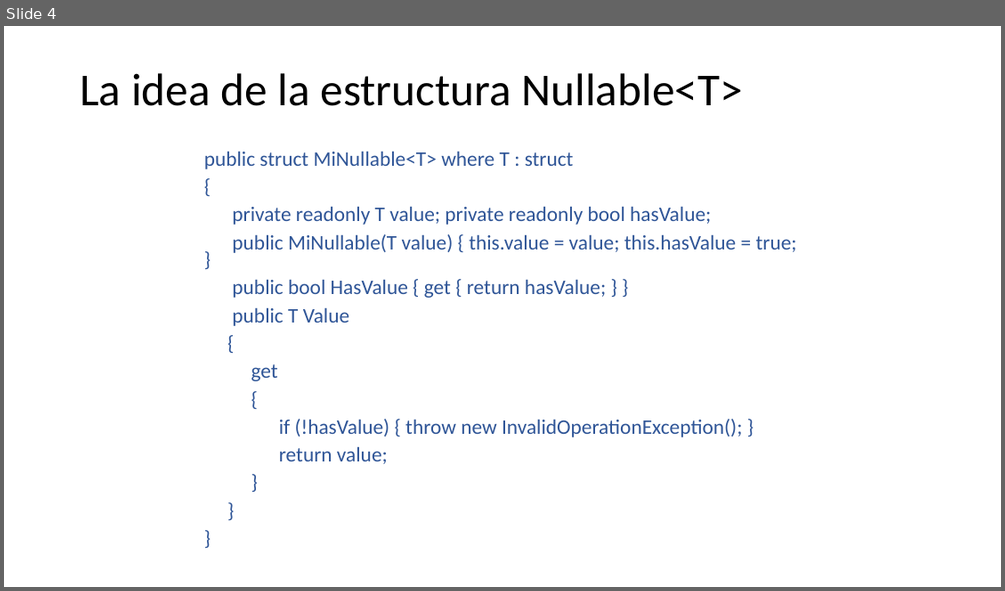
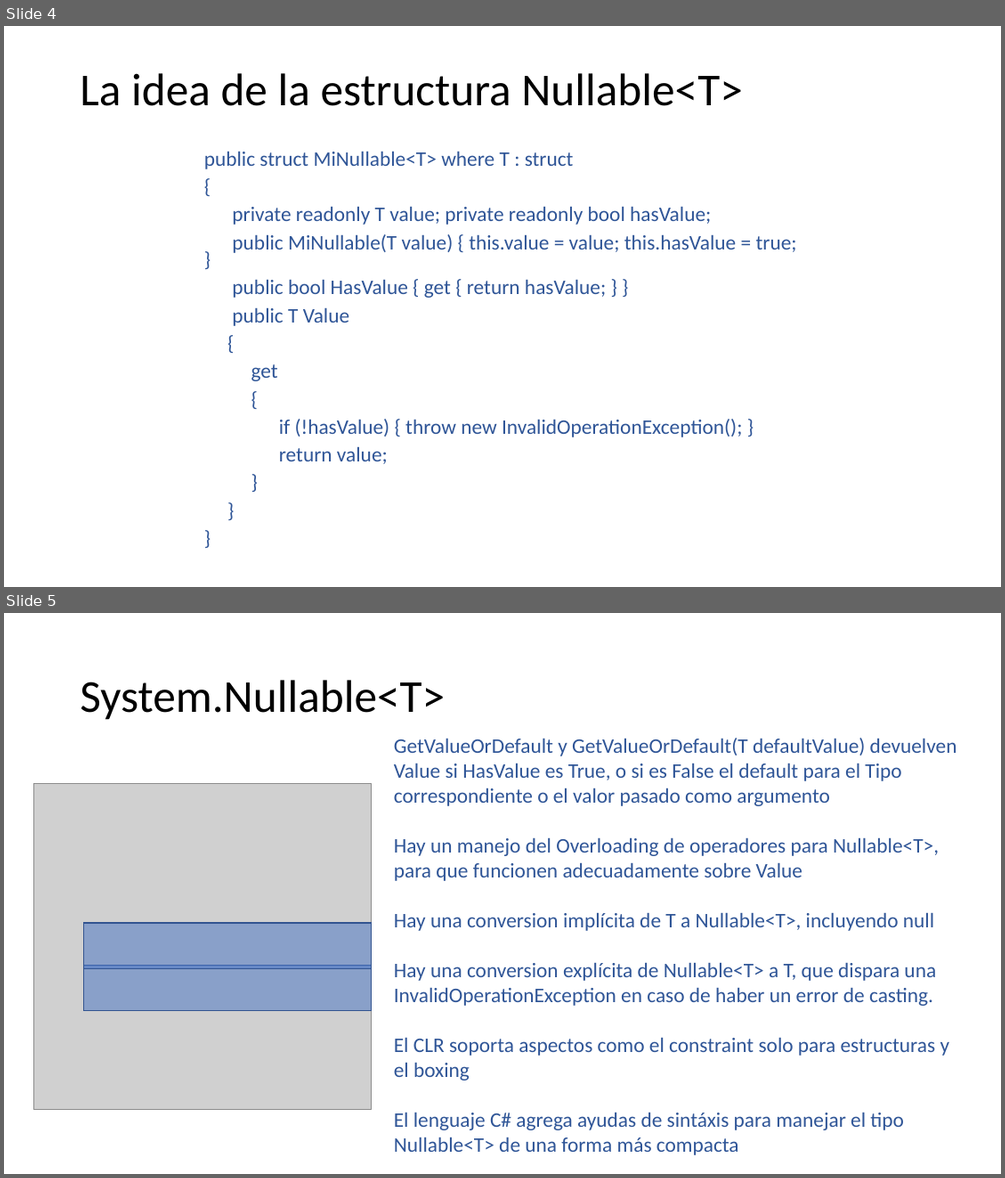
Before and after one commit to AlbertOsinaga/CursoNullable, a slide deck: Docs/Nullable.pptx. Shown one above the other, each under a label of ours: slide 4 before the commit, slides 4 and 5 after it. The pictures are 1005x591 and 1005x1178 pixels, drawn with LibreOffice and Linux fonts; fonts in the diff are those of the drawing; grey boxes stand for pictures. Boxes give left, top, right and bottom in pixels: in the first picture for what was removed or moved away, otherwise in the second. Text is boxed around its words. In the diff, an @@ line names an element or a change of style, - is before the commit and + after.

Commit message:
Cliente - Con Nullable<T>

```diff
--- a/Docs/Nullable.pptx
+++ b/Docs/Nullable.pptx
@@ slide 5 added at <box>4,613,1001,1174</box>, background #FFFFFF @@
@@ title added at <box>80,680,445,720</box>, 44 pt, text #000000 @@
+System.Nullable<T>
@@ text added at <box>394,738,957,1155</box>, 20 pt, text #2F5597 @@
+GetValueOrDefault y GetValueOrDefault(T defaultValue) devuelven Value si HasValue es True, o si es False el default para el Tipo correspondiente o el valor pasado como argumento
+Hay un manejo del Overloading de operadores para Nullable<T>, para que funcionen adecuadamente sobre Value
+Hay una conversion implícita de T a Nullable<T>, incluyendo null
+Hay una conversion explícita de Nullable<T> a T, que dispara una InvalidOperationException en caso de haber un error de casting.
+El CLR soporta aspectos como el constraint solo para estructuras y el boxing
+El lenguaje C# agrega ayudas de sintáxis para manejar el tipo Nullable<T> de una forma más compacta
@@ picture added at <box>34,784,372,1110</box> @@
@@ rectangle added at <box>84,923,372,968</box>, fill #4472C4 at 50% opacity, outline #325491 1 pt @@
@@ rectangle added at <box>84,965,372,1011</box>, fill #4472C4 at 50% opacity, outline #325491 1 pt @@
```
Also in this commit, not shown: 2 other files.
